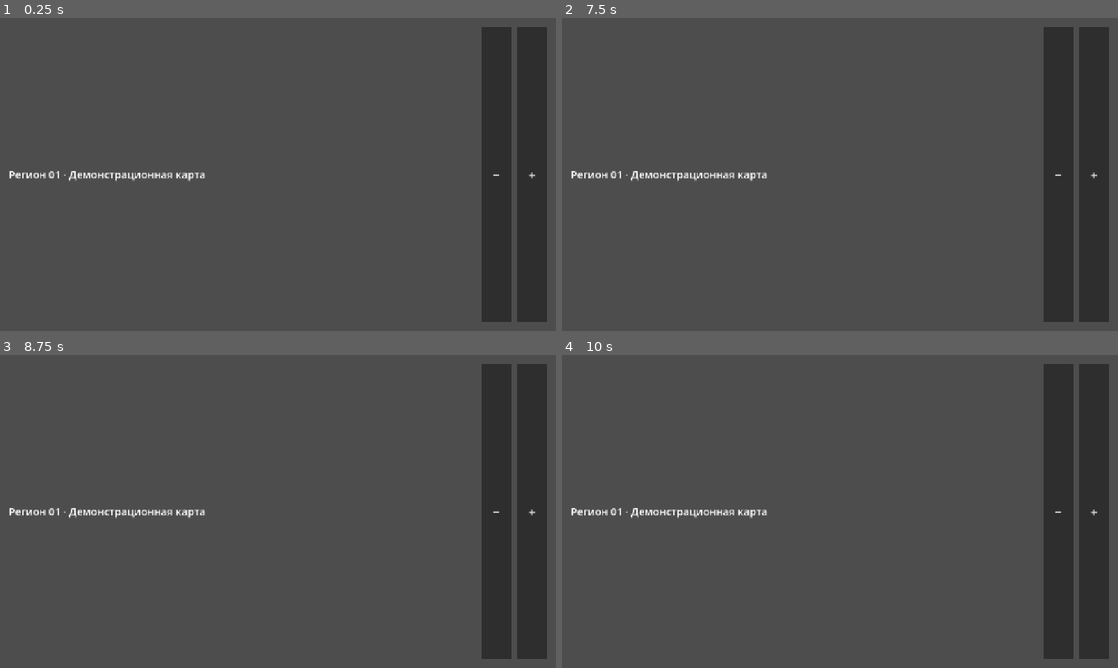
Above: before the commit, frames 1-4 (two rows, left to right).
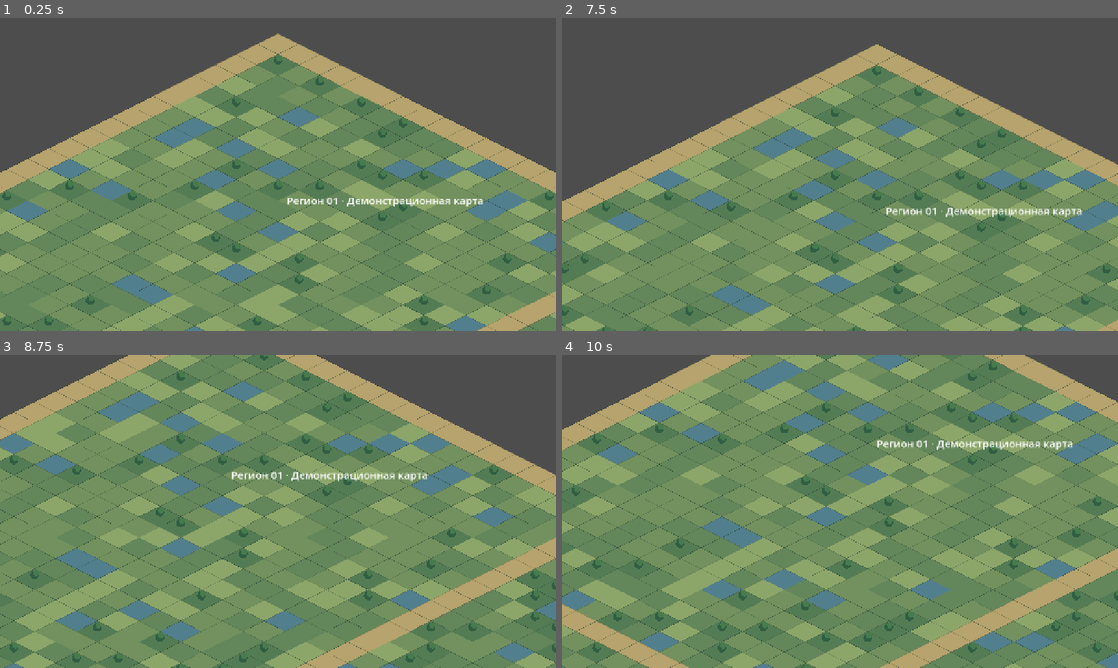
Above: after the commit, the same moments.

Repository: maillunex-lang/LunexEconom
Game: Godot game, scene res://world.tscn
Same seed, same stepped clock (60 frames per second), same inputs: the game is played once before the commit and once after it. This scene is started directly instead of the project's main scene.
Inputs (mouse positions are in pixels of both pictures, inside the frame that each line leads up to):
- Up to frame 1 (0.25 s): no input
- Up to frame 2 (7.5 s): click (1056, 174) at 0.5 s, where only the run before the commit has a clickable "−"; click (1095, 174) at 1.25 s, where only the run before the commit has a clickable "+"; click (1056, 174) at 2 s, where only the run before the commit has a clickable "−"; click (1095, 174) at 2.75 s, where only the run before the commit has a clickable "+"; click (1056, 174) at 3.5 s, where only the run before the commit has a clickable "−"; click (1095, 174) at 4.25 s, where only the run before the commit has a clickable "+"; tap Enter at 5, 6.5 s; move the mouse to (962, 158) at 5.02 s; click (962, 158) at 5.17 s; tap Space at 5.75, 7.25 s; drag from (728, 190) to (812, 237) at 5.77 s; move the mouse to (895, 105) at 6.52 s; click (895, 105) at 6.67 s; drag from (812, 237) to (673, 127) at 7.27 s
- Up to frame 3 (8.75 s): tap Enter at 8 s; move the mouse to (444, 558) at 8.02 s; click (444, 558) at 8.17 s
- Up to frame 4 (10 s): tap Space at 8.75 s; drag from (673, 464) to (756, 433) at 8.77 s; move the mouse to (867, 511) at 9.52 s; click (867, 511) at 9.67 s

The runs differ from the first frame. In frame 1, 76% of the frame differs, in the area x 0-100%, y 2-100%; in frame 2, 72%; in frame 3, 91%; in frame 4, 94%, in the area x 0-100%, y 0-100%.
Error before the commit: Parse Error: Too many arguments for "mini()" call. Expected at most 2 but received 4. (res://world.gd:59)

Commit message:
fix(world): use nested integer min/max in Godot 4 parser

Diff:
--- a/client/world.gd
+++ b/client/world.gd
@@ -56,10 +56,10 @@
     var b := cell_at(camera.position + half + Vector2(200, 200))
     var c := cell_at(camera.position + Vector2(-half.x, half.y) + Vector2(-200, 200))
     var d := cell_at(camera.position + Vector2(half.x, -half.y) + Vector2(200, -200))
-    var min_x: int = clampi(mini(a.x, b.x, c.x, d.x) - 2, 0, WORLD - 1)
-    var max_x: int = clampi(maxi(a.x, b.x, c.x, d.x) + 2, 0, WORLD - 1)
-    var min_y: int = clampi(mini(a.y, b.y, c.y, d.y) - 2, 0, WORLD - 1)
-    var max_y: int = clampi(maxi(a.y, b.y, c.y, d.y) + 2, 0, WORLD - 1)
+    var min_x: int = clampi(mini(mini(a.x, b.x), mini(c.x, d.x)) - 2, 0, WORLD - 1)
+    var max_x: int = clampi(maxi(maxi(a.x, b.x), maxi(c.x, d.x)) + 2, 0, WORLD - 1)
+    var min_y: int = clampi(mini(mini(a.y, b.y), mini(c.y, d.y)) - 2, 0, WORLD - 1)
+    var max_y: int = clampi(maxi(maxi(a.y, b.y), maxi(c.y, d.y)) + 2, 0, WORLD - 1)
     # Iterate visible chunk ranges, draw only visible cells.
     for cx in range(min_x / CHUNK, max_x / CHUNK + 1):
         for cy in range(min_y / CHUNK, max_y / CHUNK + 1):
